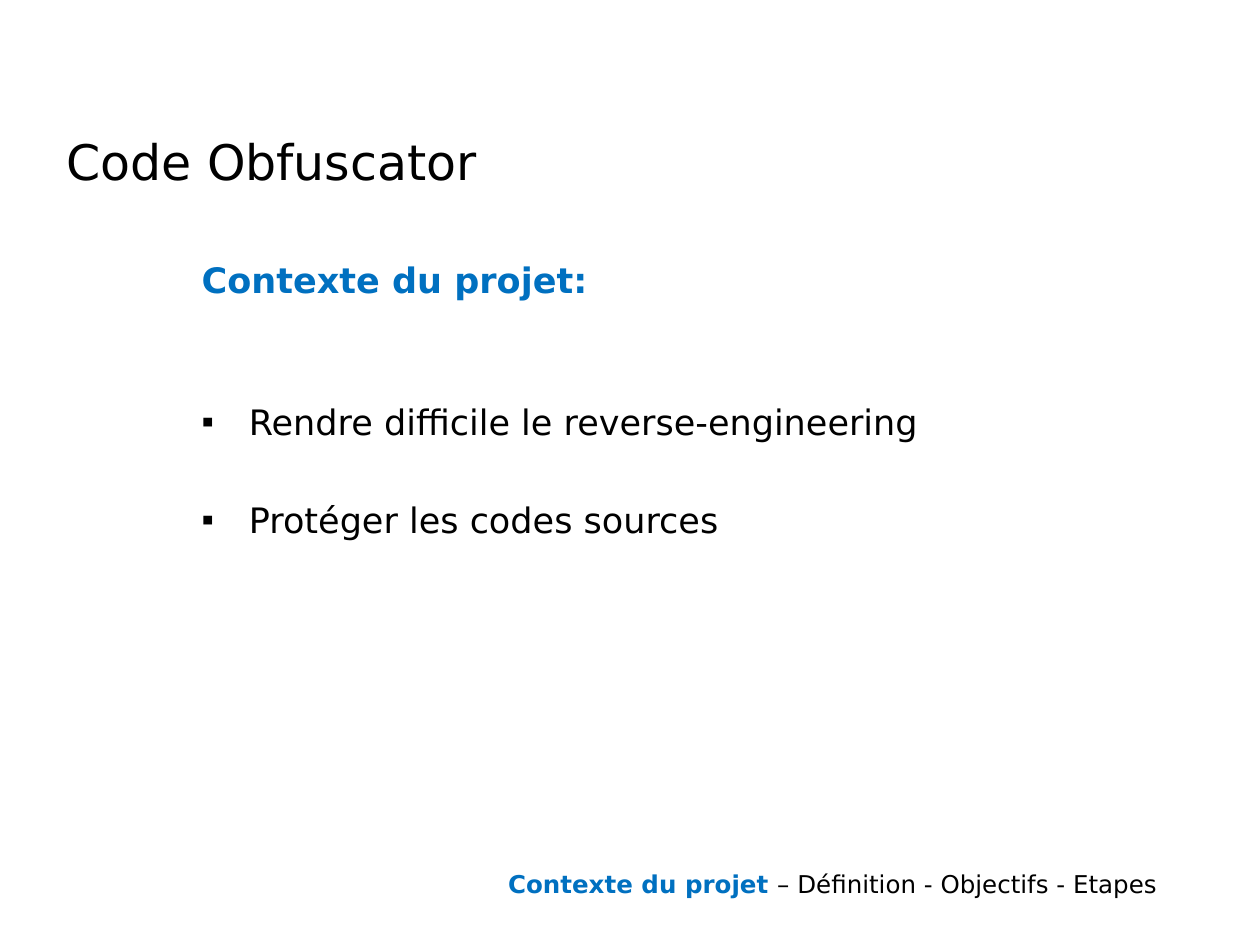
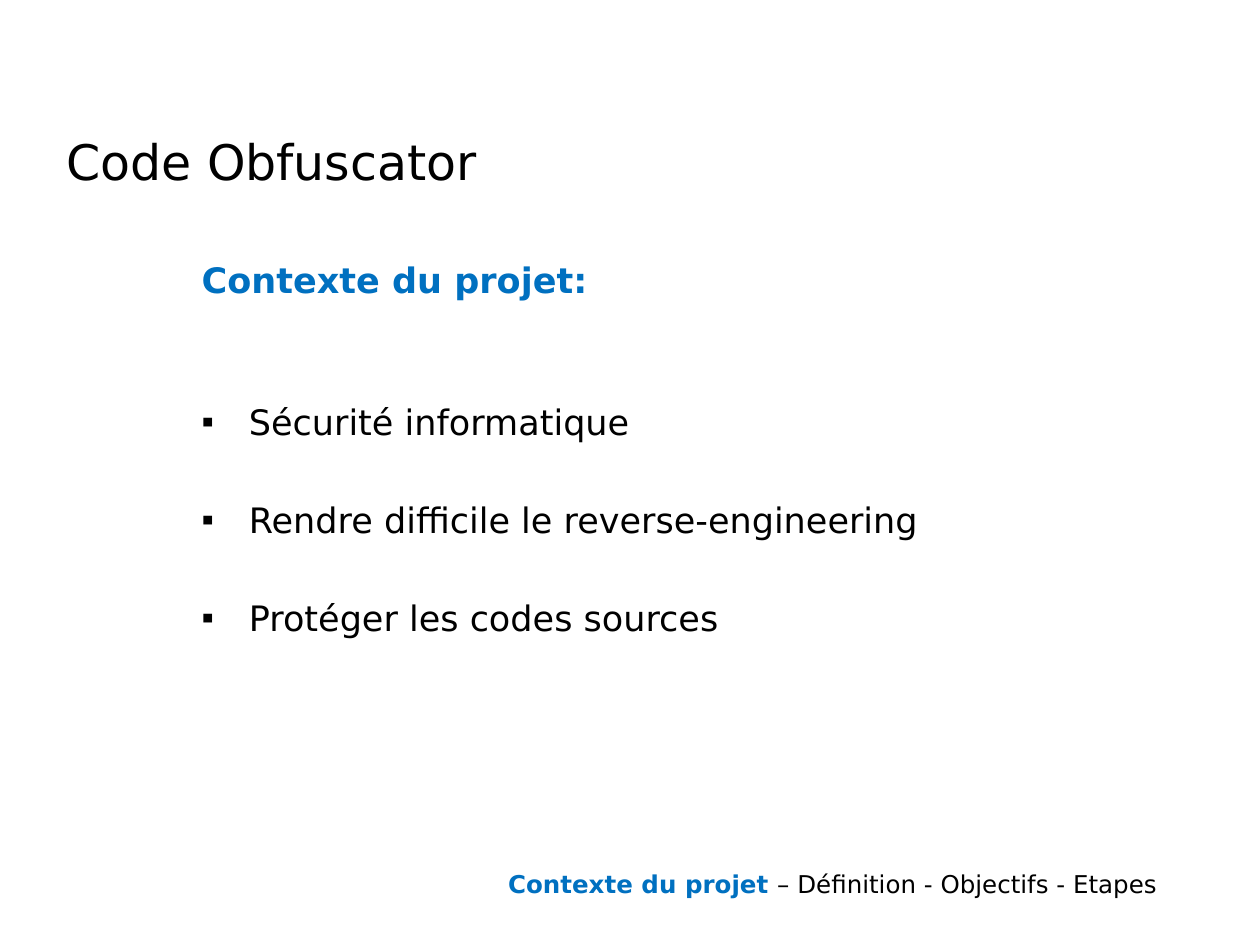
Before and after one commit to wanchouchou/code-obfuscator, a slide deck: slide 2 of CahierDesCharges.pptx. Drawn at 1260x945 pixels with LibreOffice and Linux fonts; fonts in the diff are those of the drawing; background and template pictures are left out. Boxes give left, top, right and bottom in pixels: in the first picture for what was removed or moved away, otherwise in the second. Text is boxed around its words. In the diff, an @@ line names an element or a change of style, - is before the commit and + after.

```diff
--- a/CahierDesCharges.pptx
+++ b/CahierDesCharges.pptx
@@ text at (x1=249, y1=407, x2=630, y2=443): paragraph added @@
+▪ Sécurité informatique
```
Also in this commit, not shown: 2 other slides changed.
